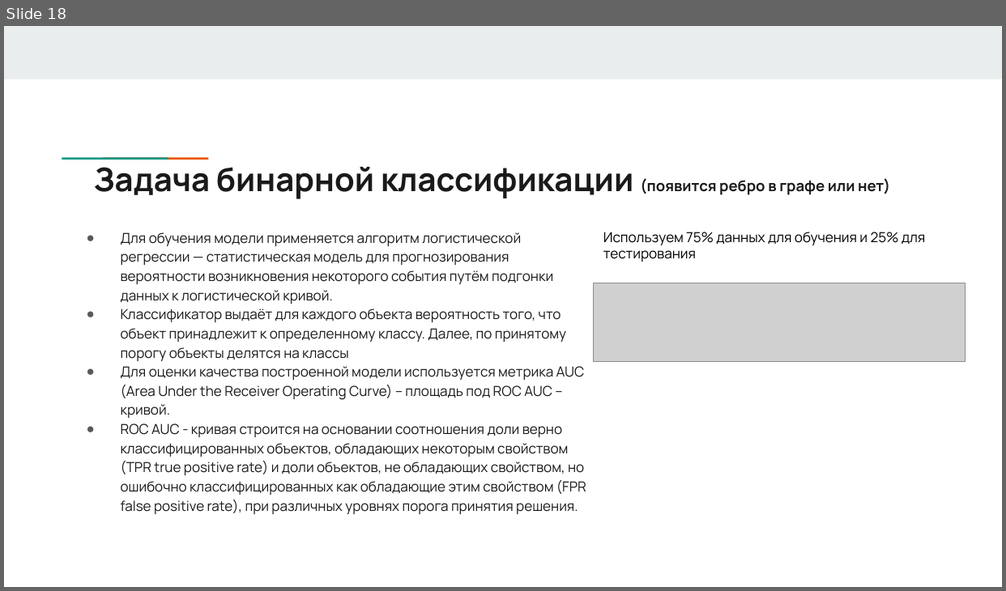
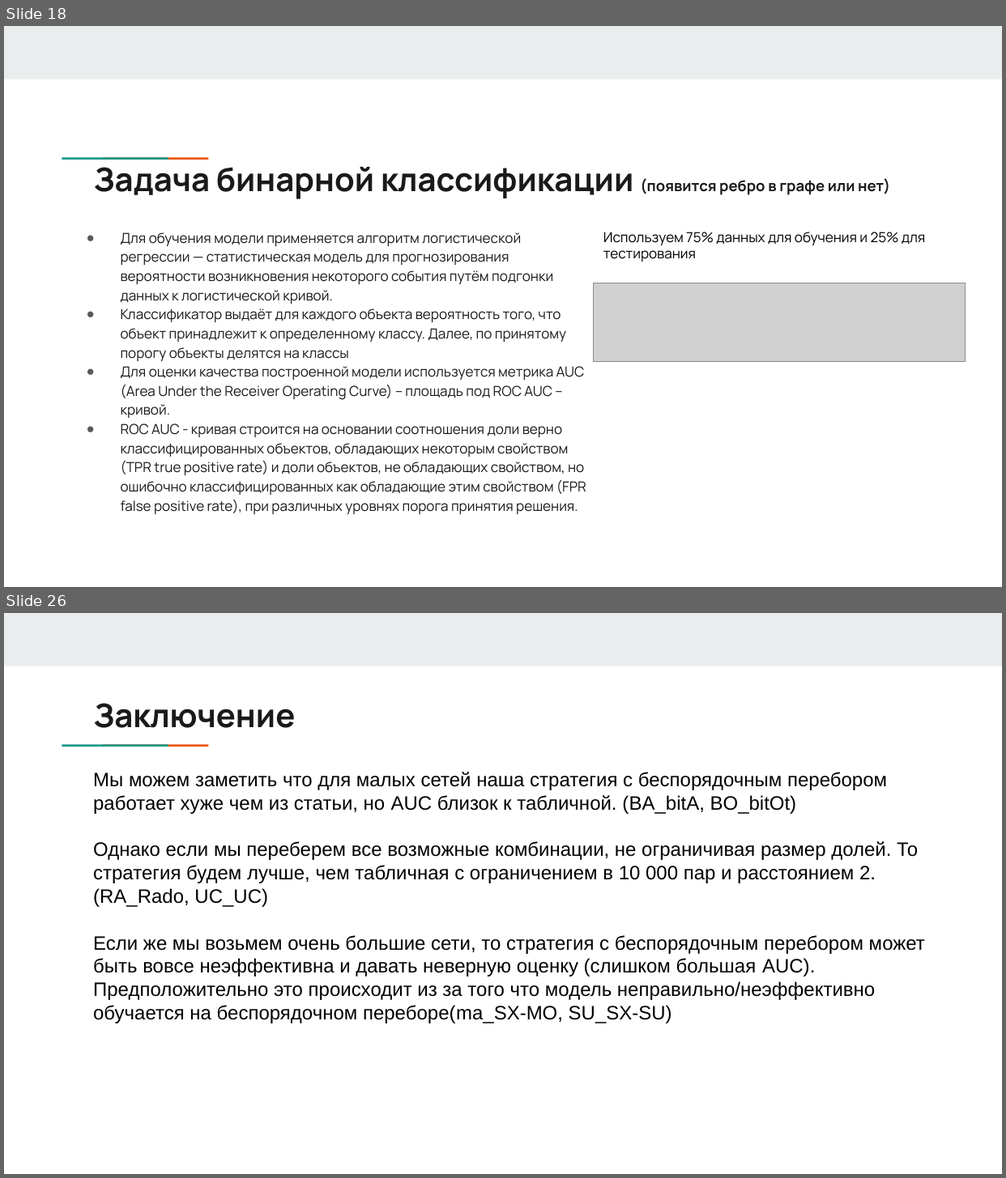
Before and after one commit to answerIII/GraphTheory2022-2023, a slide deck: notes/Team17.pptx. Shown one above the other, each under a label of ours: slide 18 before the commit, slides 18 and 26 after it; the slides between them are not shown. The pictures are 1006x591 and 1006x1178 pixels, drawn with LibreOffice and Linux fonts; fonts in the diff are those of the drawing; grey boxes stand for pictures. Boxes give left, top, right and bottom in pixels: in the first picture for what was removed or moved away, otherwise in the second. Text is boxed around its words. In the diff, an @@ line names an element or a change of style, - is before the commit and + after.

```diff
--- a/notes/Team17.pptx
+++ b/notes/Team17.pptx
@@ slide 26 added at (x1=4, y1=613, x2=1002, y2=1174), background #FFFFFF; not listed: 3 template elements that a slide beside it also shows @@
@@ title added at (x1=93, y1=703, x2=295, y2=728), 23.4 pt, text #1A1A1A, bold @@
+Заключение
@@ text added at (x1=93, y1=772, x2=925, y2=1024), 14 pt, text #000000 @@
+Мы можем заметить что для малых сетей наша стратегия с беспорядочным перебором работает хуже чем из статьи, но AUC близок к табличной. (BA_bitA, BO_bitOt)
+Однако если мы переберем все возможные комбинации, не ограничивая размер долей. То стратегия будем лучше, чем табличная с ограничением в 10 000 пар и расстоянием 2. (RA_Rado, UC_UC)
+Если же мы возьмем очень большие сети, то стратегия с беспорядочным перебором может быть вовсе неэффективна и давать неверную оценку (слишком большая AUC). Предположительно это происходит из за того что модель неправильно/неэффективно обучается на беспорядочном переборе(ma_SX-MO, SU_SX-SU)
```
Also in this commit, not shown: 3 slides changed, 5 other slides added, 3 slides removed, 19 other files.
